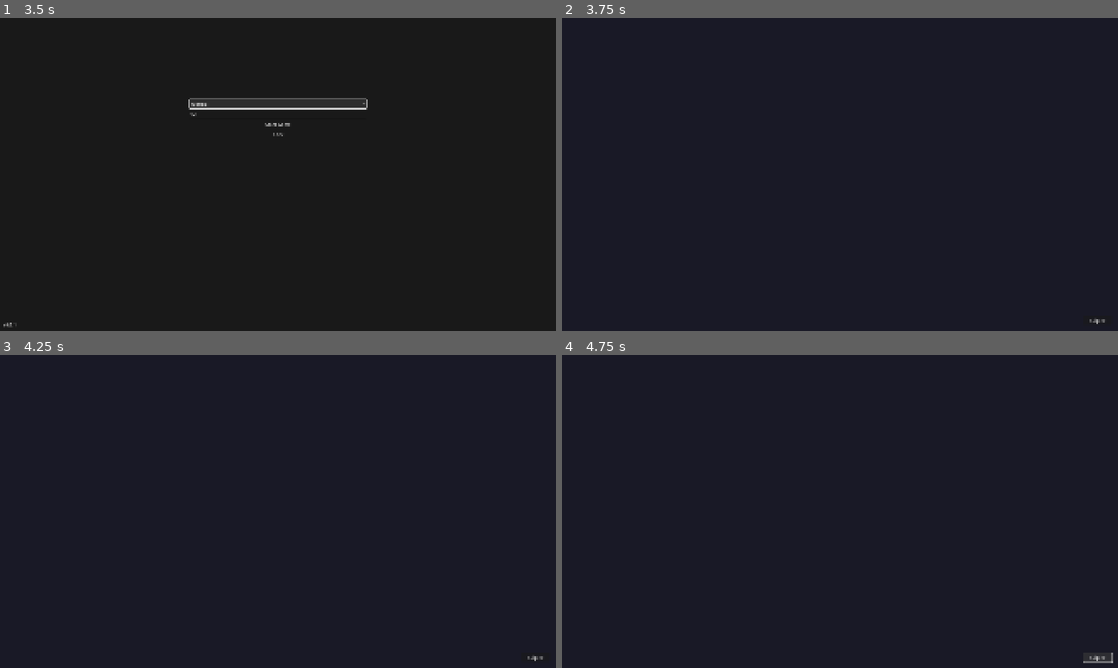
Above: before the commit, frames 1-4 (two rows, left to right).
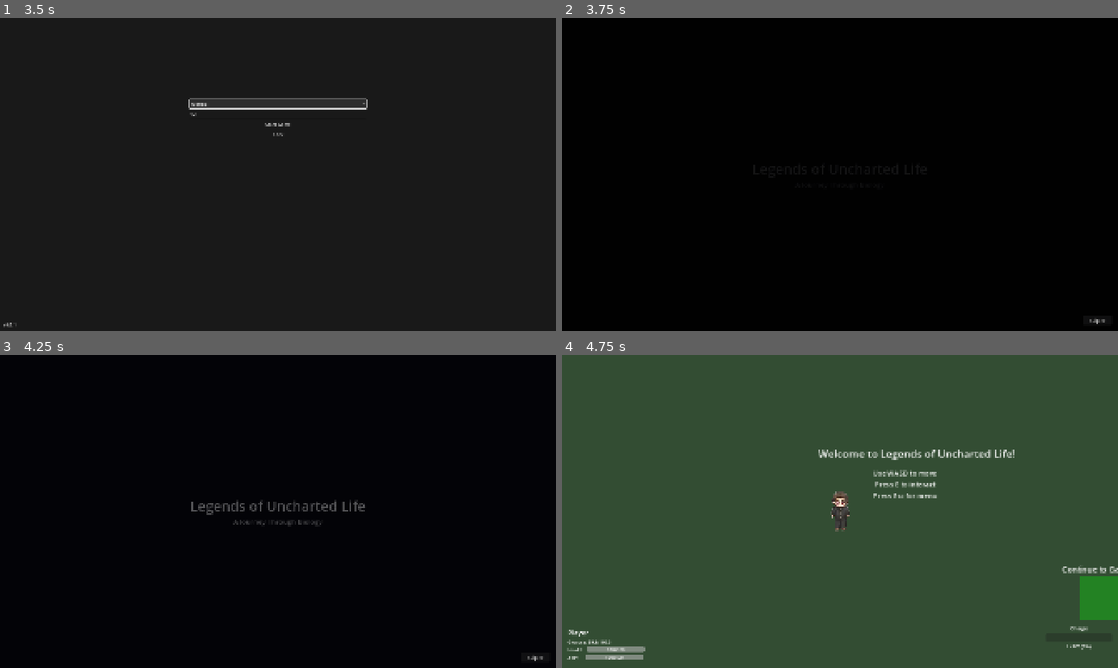
Above: after the commit, the same moments.

Repository: liup215/UnchartedLife
Game: Godot game, scene res://ui/main_menu/main_menu.tscn
Same seed, same stepped clock (60 frames per second), same inputs: the game is played once before the commit and once after it. The engine's default icon, where the game draws it, is replaced by a stand-in: a white triangle on a blue panel in a dark square.
Inputs (mouse positions are in pixels of both pictures, inside the frame that each line leads up to):
- Up to frame 1 (3.5 s): click "New Game" at 0.5 s; click (278, 115) at 1.27 s; type "12" at 1.35 s; click "Normal" at 2 s; click "Normal" at 2.75 s
- Up to frame 2 (3.75 s): click "Start Game" at 3.5 s
- Up to frame 3 (4.25 s): no input
- Up to frame 4 (4.75 s): click "Skip >>" at 4.25 s

Frame 1 is identical in both runs. In frame 2, 100% of the frame differs, in the area x 0-100%, y 0-100%; in frame 3, 99%; in frame 4, 100%.
Error in both runs: Trying to assign value of type 'ColorRect' to a variable of type 'TextureRect'. (res://scenes/story/opening/opening_animation.gd:9)

Commit message:
fix: correct scene file formatting and add documentation
Co-authored-by: liup215 <20367844+liup215@users.noreply.github.com>

Diff:
--- a/scenes/story/opening/opening_animation.tscn
+++ b/scenes/story/opening/opening_animation.tscn
@@ -1,6 +1,46 @@
 [gd_scene load_steps=3 format=3 uid="uid://story_opening_animation"]
 
 [ext_resource type="Script" path="res://scenes/story/opening/opening_animation.gd" id="1_opening"]
+
+[sub_resource type="Animation" id="Animation_RESET"]
+resource_name = "RESET"
+length = 0.001
+tracks/0/type = "value"
+tracks/0/imported = false
+tracks/0/enabled = true
+tracks/0/path = NodePath("CenterContainer/VBoxContainer/TitleLabel:modulate")
+tracks/0/interp = 1
+tracks/0/loop_wrap = true
+tracks/0/keys = {
+"times": PackedFloat32Array(0),
+"transitions": PackedFloat32Array(1),
+"update": 0,
+"values": [Color(1, 1, 1, 0)]
+}
+tracks/1/type = "value"
+tracks/1/imported = false
+tracks/1/enabled = true
+tracks/1/path = NodePath("CenterContainer/VBoxContainer/SubtitleLabel:modulate")
+tracks/1/interp = 1
+tracks/1/loop_wrap = true
+tracks/1/keys = {
+"times": PackedFloat32Array(0),
+"transitions": PackedFloat32Array(1),
+"update": 0,
+"values": [Color(1, 1, 1, 0)]
+}
+tracks/2/type = "value"
+tracks/2/imported = false
+tracks/2/enabled = true
+tracks/2/path = NodePath("Background:modulate")
+tracks/2/interp = 1
+tracks/2/loop_wrap = true
+tracks/2/keys = {
+"times": PackedFloat32Array(0),
+"transitions": PackedFloat32Array(1),
+"update": 0,
+"values": [Color(0, 0, 0, 1)]
+}
 
 [sub_resource type="Animation" id="Animation_opening"]
 resource_name = "opening"
@@ -101,6 +141,5 @@
 text = "Skip >>"
 
 [node name="AnimationPlayer" type="AnimationPlayer" parent="."]
-libraries = {
-"": SubResource("Animation_opening")
-}
+anims/RESET = SubResource("Animation_RESET")
+anims/opening = SubResource("Animation_opening")
--- a/scenes/story/prologue/prologue_scene_01.tscn
+++ b/scenes/story/prologue/prologue_scene_01.tscn
@@ -1,10 +1,13 @@
-[gd_scene load_steps=6 format=3 uid="uid://story_prologue_01"]
+[gd_scene load_steps=7 format=3 uid="uid://story_prologue_01"]
 
 [ext_resource type="Script" path="res://scenes/story/prologue/prologue_scene_01.gd" id="1_prologue"]
 [ext_resource type="PackedScene" uid="uid://dbscgytmkqyn7" path="res://features/player/player.tscn" id="2_player"]
 [ext_resource type="Resource" uid="uid://bdo2suynn7vlm" path="res://data/actors/player/player_data.tres" id="3_player_data"]
 [ext_resource type="PackedScene" uid="uid://b1c2d3e4f5g6h" path="res://ui/hud/hud.tscn" id="4_hud"]
 [ext_resource type="PackedScene" path="res://ui/dialogue/dialogue_panel.tscn" id="5_dialogue"]
+
+[sub_resource type="RectangleShape2D" id="RectangleShape2D_exitarea"]
+size = Vector2(100, 100)
 
 [node name="PrologueScene01" type="Node2D"]
 script = ExtResource("1_prologue")
@@ -76,7 +79,4 @@
 
 [node name="DialoguePanel" parent="." instance=ExtResource("5_dialogue")]
 
-[sub_resource type="RectangleShape2D" id="RectangleShape2D_exitarea"]
-size = Vector2(100, 100)
-
 [connection signal="area_entered" from="ExitArea" to="." method="_on_exit_area_entered"]
Not shown, added: scenes/story/FLOW_DIAGRAM.md
Not shown, added: scenes/story/TESTING.md
